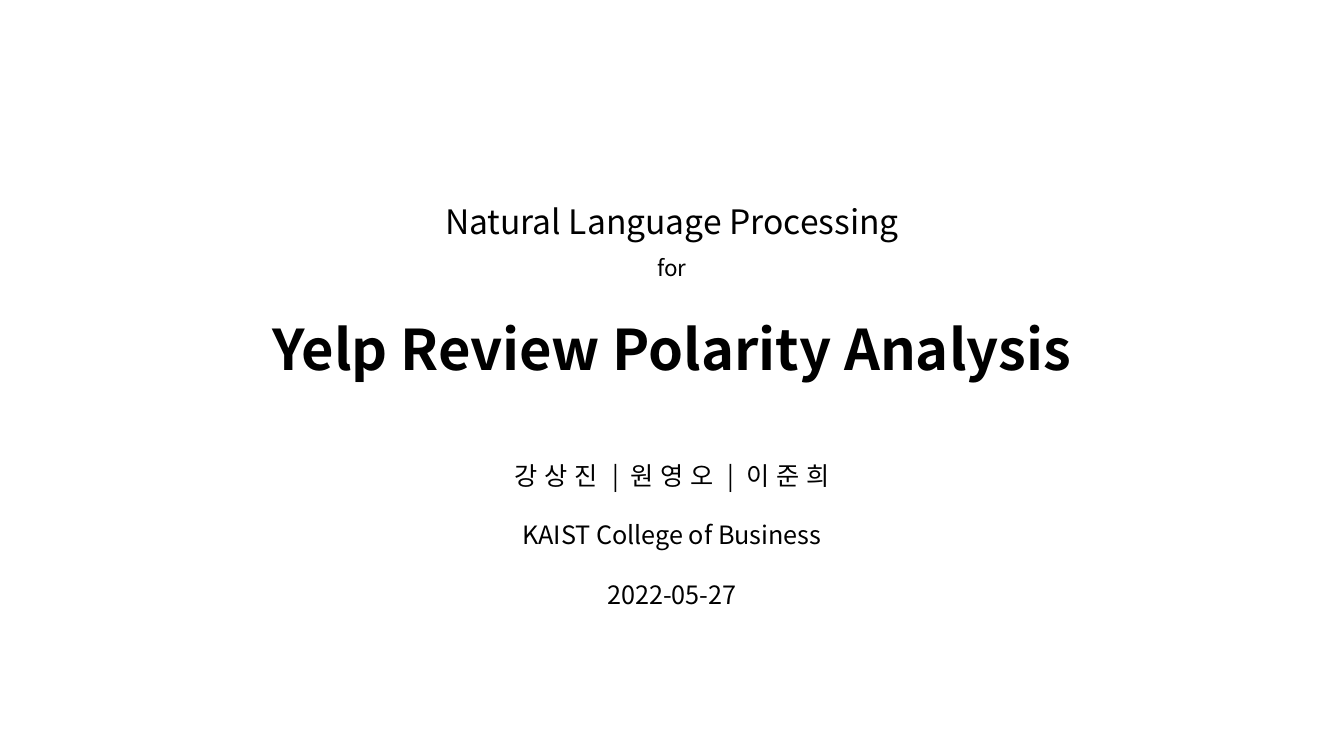
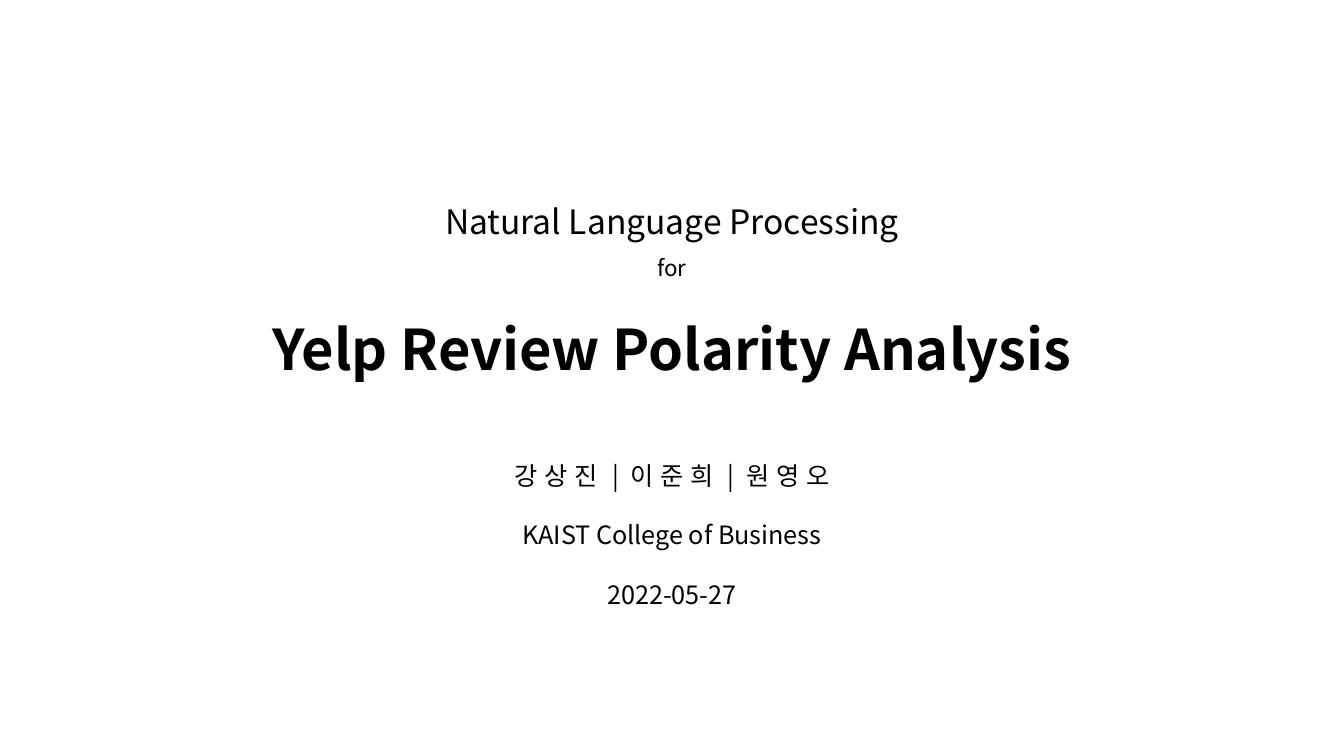
Before and after one commit to 2joonh2/John-Oh, a slide deck: slide 1 of 5조 프로포절 발표자료 v2.pptx. Drawn at 1344x756 pixels with LibreOffice and Linux fonts; fonts in the diff are those of the drawing; background and template pictures are left out. Boxes give left, top, right and bottom in pixels: in the first picture for what was removed or moved away, otherwise in the second. Text is boxed around its words. In the diff, an @@ line names an element or a change of style, - is before the commit and + after.

```diff
--- a/5조 프로포절 발표자료 v2.pptx
+++ b/5조 프로포절 발표자료 v2.pptx
@@ subtitle at box(514, 464, 830, 487): text changed @@
-강 상 진 | 원 영 오 | 이 준 희
+강 상 진 | 이 준 희 | 원 영 오
```
Also in this commit, not shown: 1 other file.
